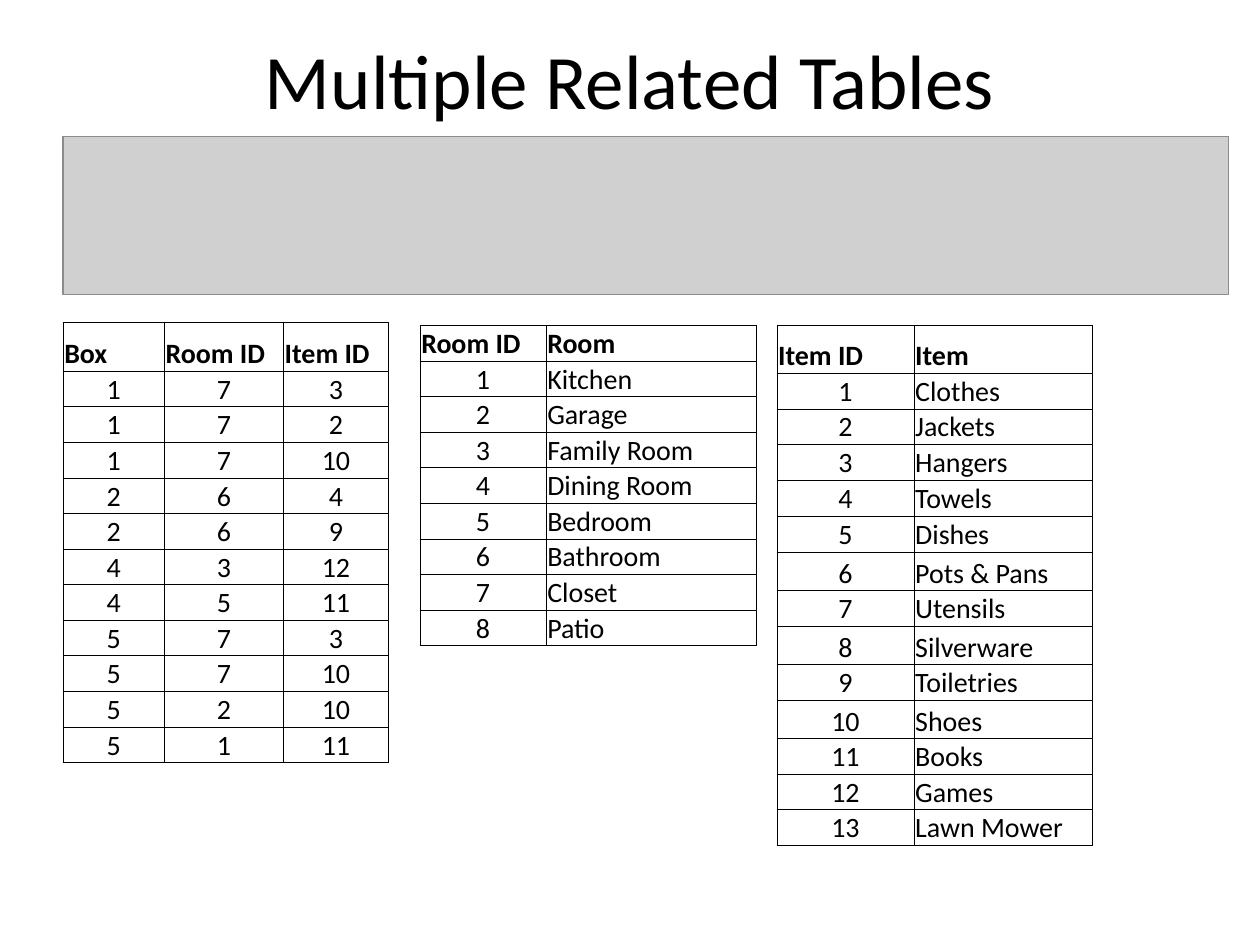
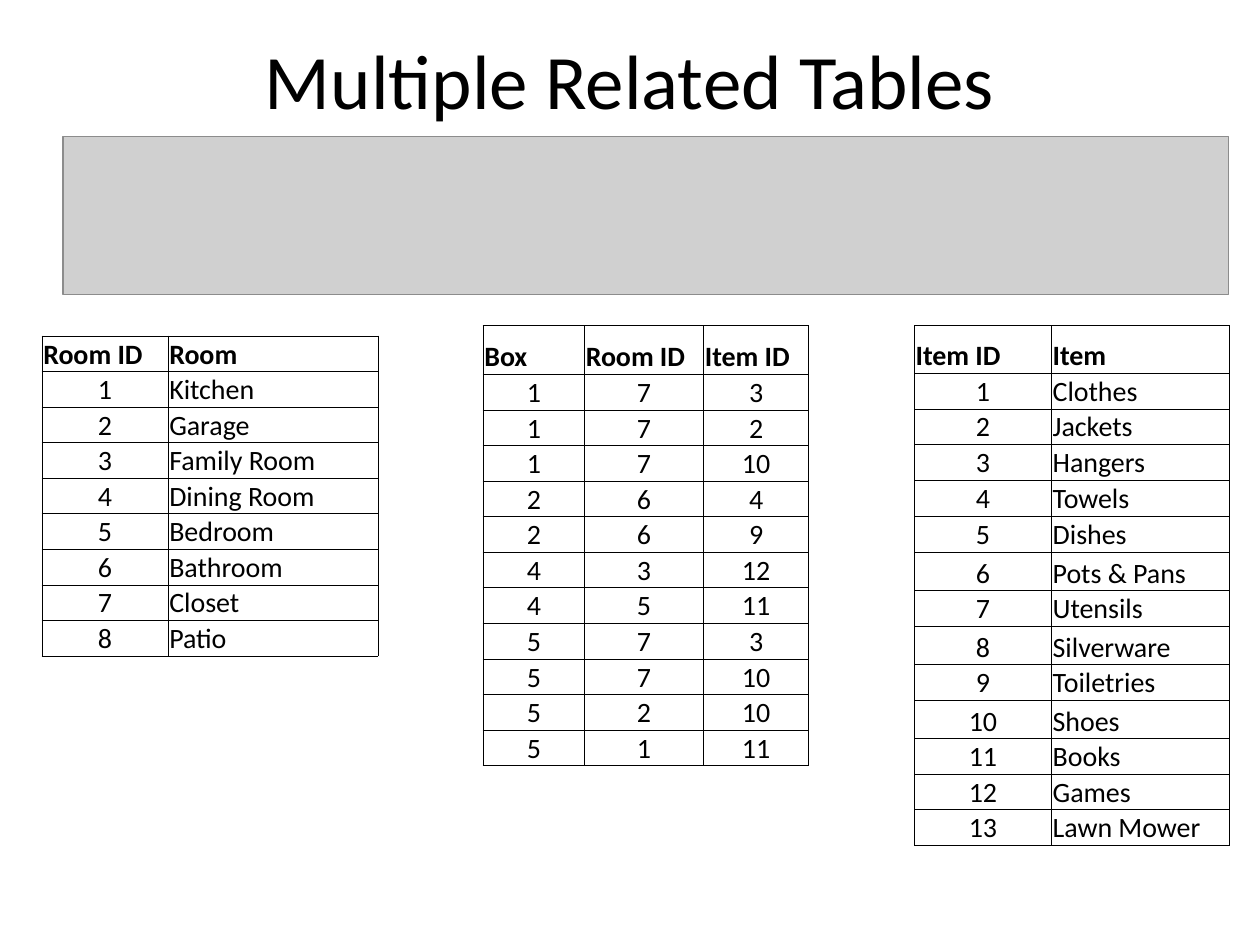
Before and after one commit to dykebert/GDI_Database_Training, a slide deck: slide 53 of Introduction to Databases and SQL.pptx. Drawn at 1260x945 pixels with LibreOffice and Linux fonts; fonts in the diff are those of the drawing; grey boxes stand for pictures. Boxes give left, top, right and bottom in pixels: in the first picture for what was removed or moved away, otherwise in the second. Text is boxed around its words. In the diff, an @@ line names an element or a change of style, - is before the commit and + after.

```diff
--- a/Introduction to Databases and SQL.pptx
+++ b/Introduction to Databases and SQL.pptx
@@ table: place and size @@
-table at (63, 323, 388, 759)
+table at (483, 325, 808, 762)
@@ table: place and size @@
-table at (777, 325, 1092, 842)
+table at (915, 325, 1230, 842)
@@ table: place and size @@
-table at (420, 325, 756, 643)
+table at (42, 336, 378, 653)
```
Also in this commit, not shown: 4 other slides changed.
